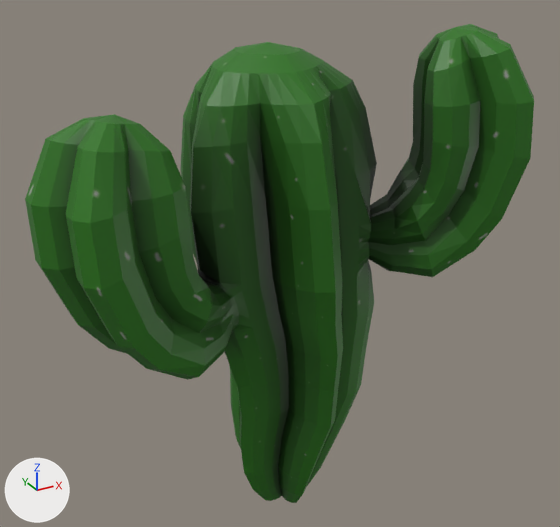
One commit to the Blender file Arts/Models/Scenario/SmallCactus/SmallCactus.blend: the scene before it, then after it.
Rendered twice from a 50 mm camera at (-1.64, -2.91, 1.43) aimed at (-0.02, 0.03, -0.04). The lights are fixed; the arrows at lower left show +X, +Y and +Z.
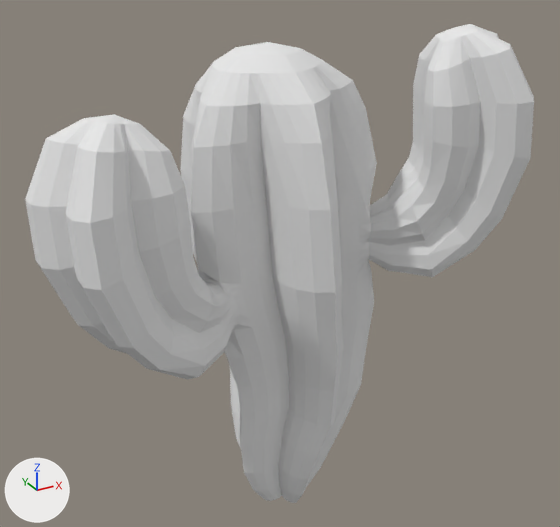
Changed parts and their boxes [x1, y1, x2, y2] in the pictures (560 x 527 px):
'Circle.001', recoloured (green to grey)
    both: [25, 24, 534, 503]

The edits, one by one:
Material 'Material' (mat_material) is new.
Its base color is (0.8, 0.8, 0.8) (white #e7e7e7).
me_circle_001 has 1236 vertices, 1302 faces and spans x -2.32..-0.1, y -0.58..0.5, z -2.49..-0.04.
me_circle_001 no longer uses material mat_texturesmallcactus_png (picture img_texturesmallcactus_png).
me_circle_001 now uses material mat_material (white #e7e7e7).
